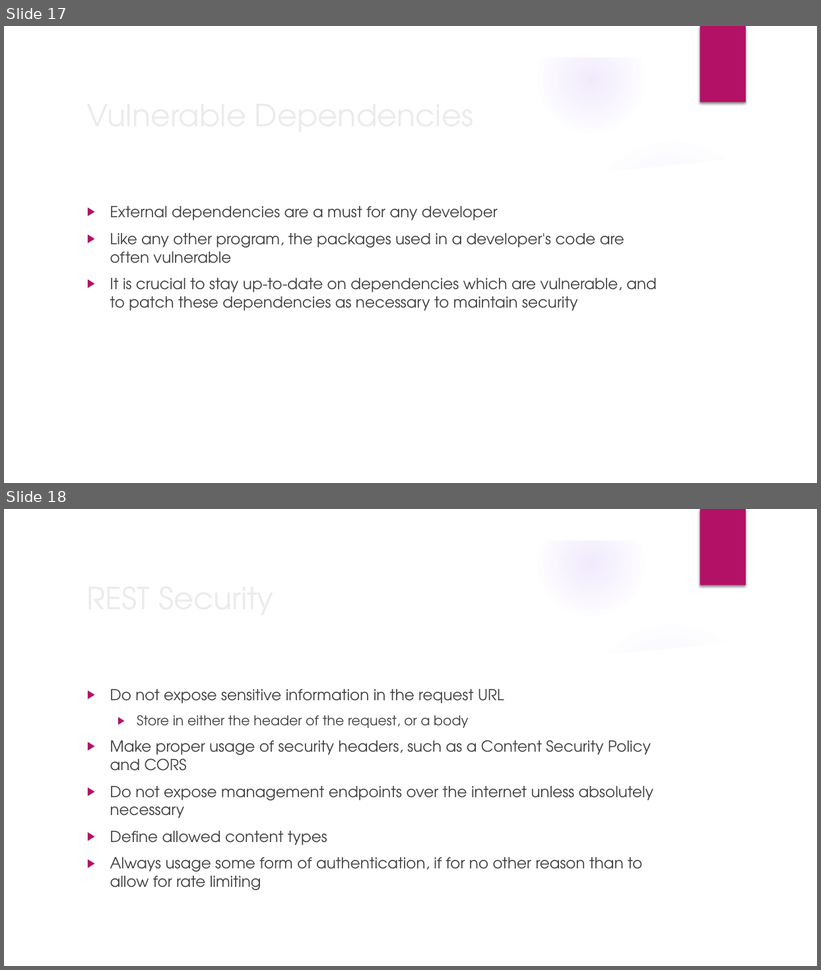
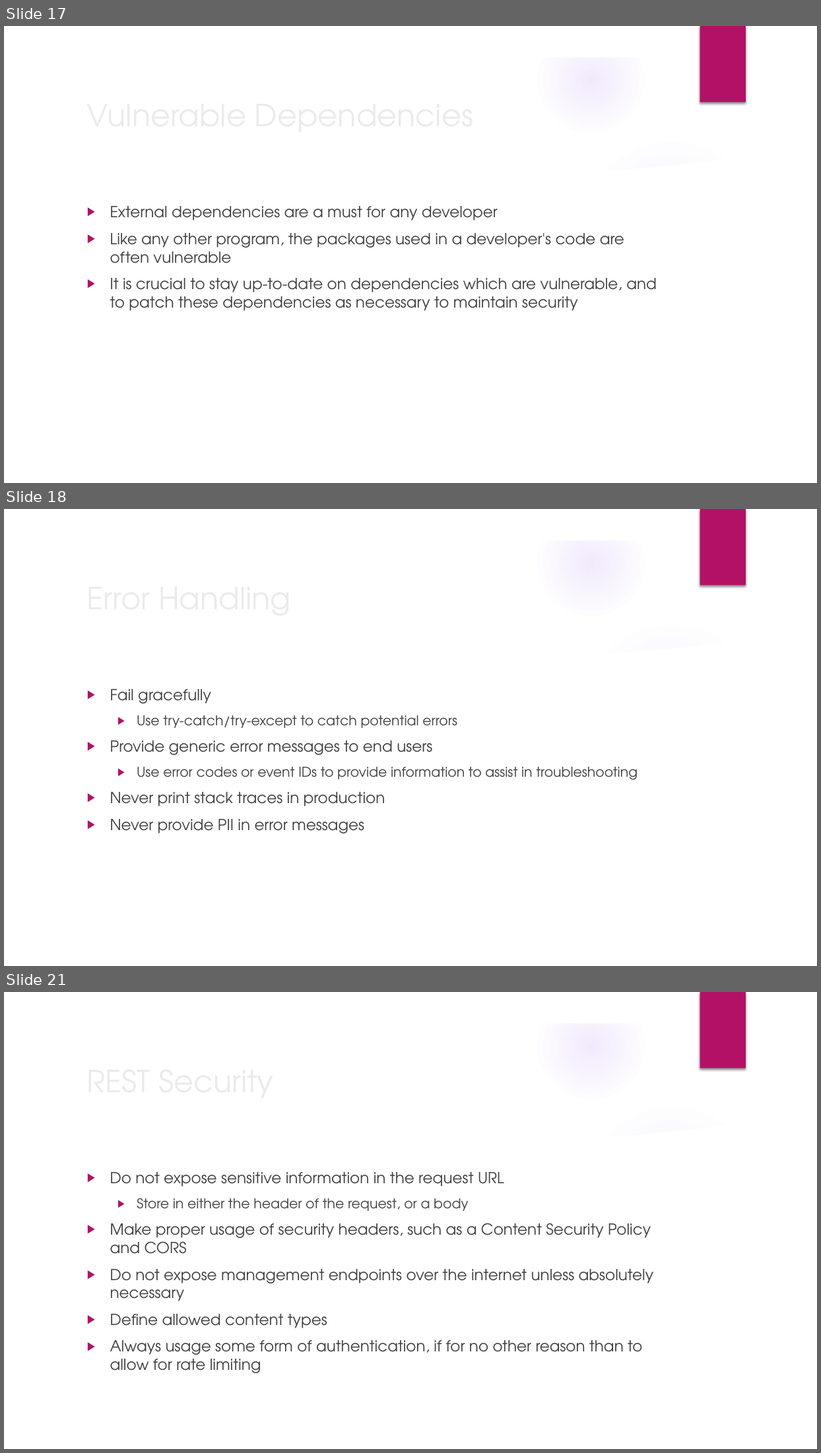
Before and after one commit to nicleary/The-Missing-Semester-CSUOhio, a slide deck: lessons/Fundamental_Concepts_of_AppSec/AppSecLecture.pptx. Shown one above the other, each under a label of ours: slides 17 and 18 before the commit, slides 17, 18 and 21 after it; the slides between them are not shown. The pictures are 821x970 and 821x1453 pixels, drawn with LibreOffice and Linux fonts; fonts in the diff are those of the drawing; background and template pictures are left out. Boxes give left, top, right and bottom in pixels: in the first picture for what was removed or moved away, otherwise in the second. Text is boxed around its words. In the diff, an @@ line names an element or a change of style, - is before the commit and + after.

```diff
--- a/lessons/Fundamental_Concepts_of_AppSec/AppSecLecture.pptx
+++ b/lessons/Fundamental_Concepts_of_AppSec/AppSecLecture.pptx
@@ slide 18 added at (4,509,817,966), background picture (left out); not listed: 9 template elements that a slide beside it also shows @@
@@ title added at (81,574,665,621), 36 pt, text #EBEBEB @@
+Error Handling
@@ text added at (110,689,638,834), 18 pt, text #404040 @@
+▶ Fail gracefully
+  ▶ Use try-catch/try-except to catch potential errors
+▶ Provide generic error messages to end users
+  ▶ Use error codes or event IDs to provide information to assist in troubleshooting
+▶ Never print stack traces in production
+▶ Never provide PII in error messages
@@ what was slide 18 is now slide 21 @@
```
Also in this commit, not shown: 3 other slides added, 11 other files.
